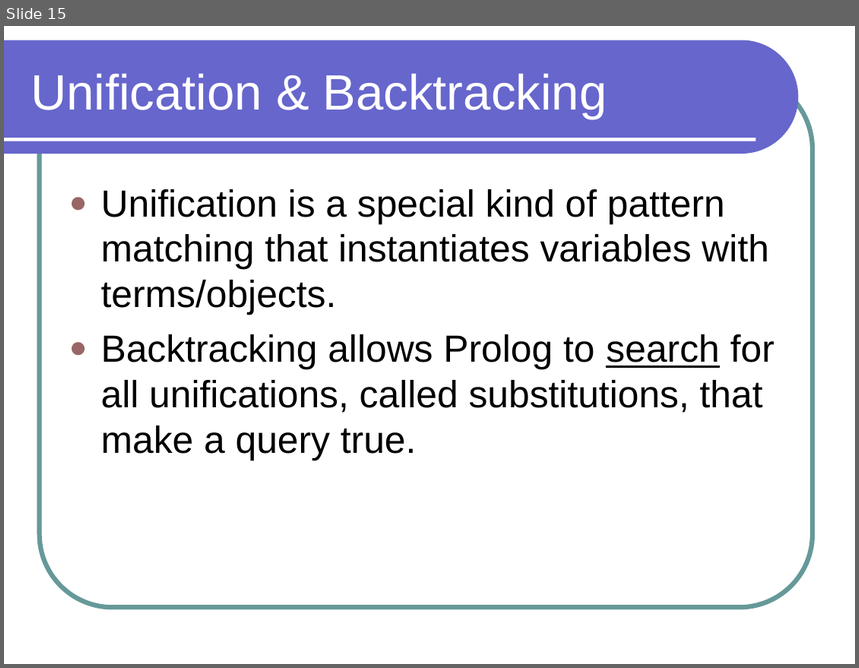
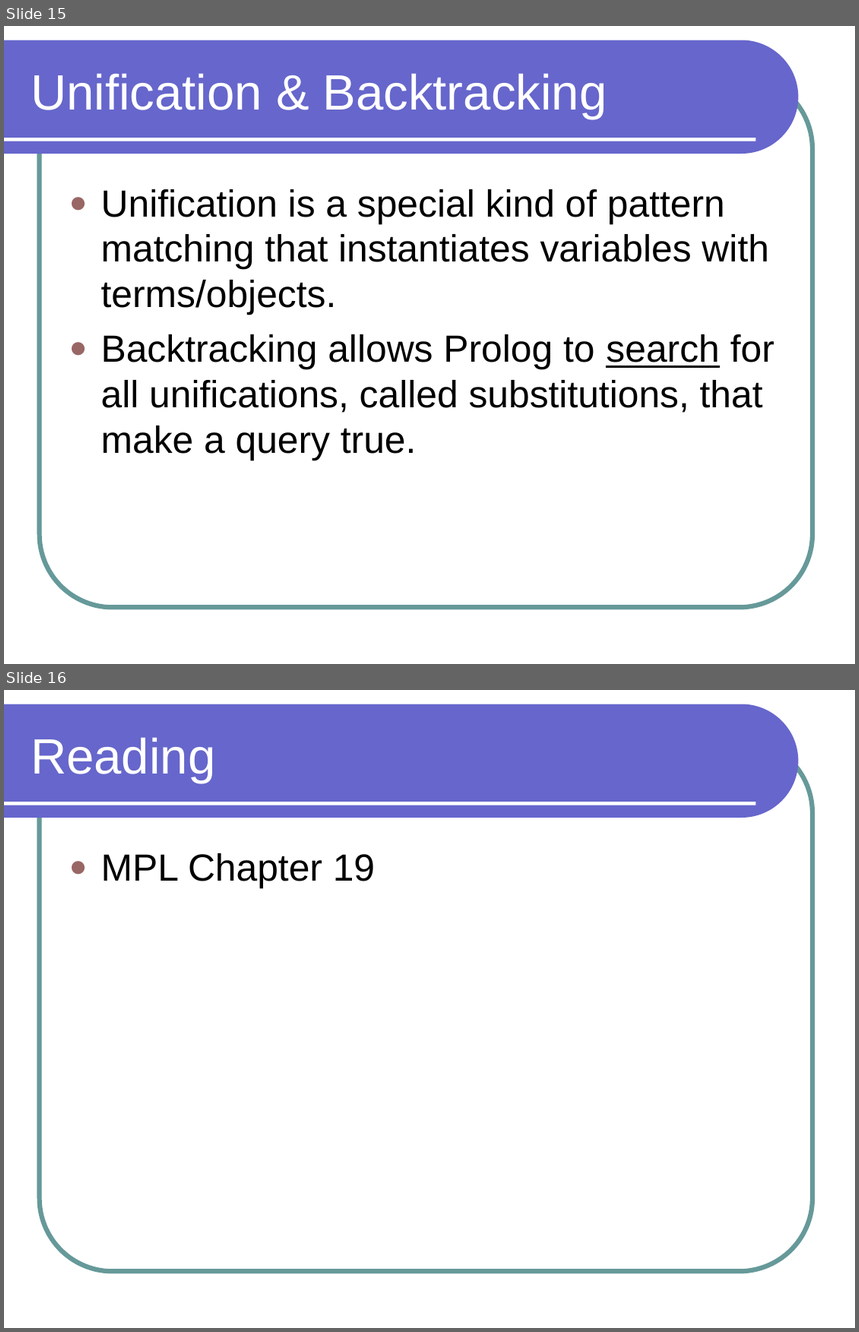
Before and after one commit to lutzhamel/CSC301, a slide deck: notes/csc301-ln020.ppt. Shown one above the other, each under a label of ours: slide 15 before the commit, slides 15 and 16 after it. The pictures are 859x668 and 859x1332 pixels, drawn with LibreOffice and Linux fonts; fonts in the diff are those of the drawing. Boxes give left, top, right and bottom in pixels: in the first picture for what was removed or moved away, otherwise in the second. Text is boxed around its words. In the diff, an @@ line names an element or a change of style, - is before the commit and + after.

```diff
--- a/notes/csc301-ln020.ppt
+++ b/notes/csc301-ln020.ppt
@@ slide 16 added at (4,690,855,1328), background #FFFFFF; not listed: 3 template elements that a slide beside it also shows @@
@@ title added at (31,737,215,783), 42 pt, text #FFFFFF @@
+Reading
@@ text added at (101,853,375,888), 32 pt, text #000000 @@
+● MPL Chapter 19
```
Also in this commit, not shown: 6 slides changed, 1 other file.
